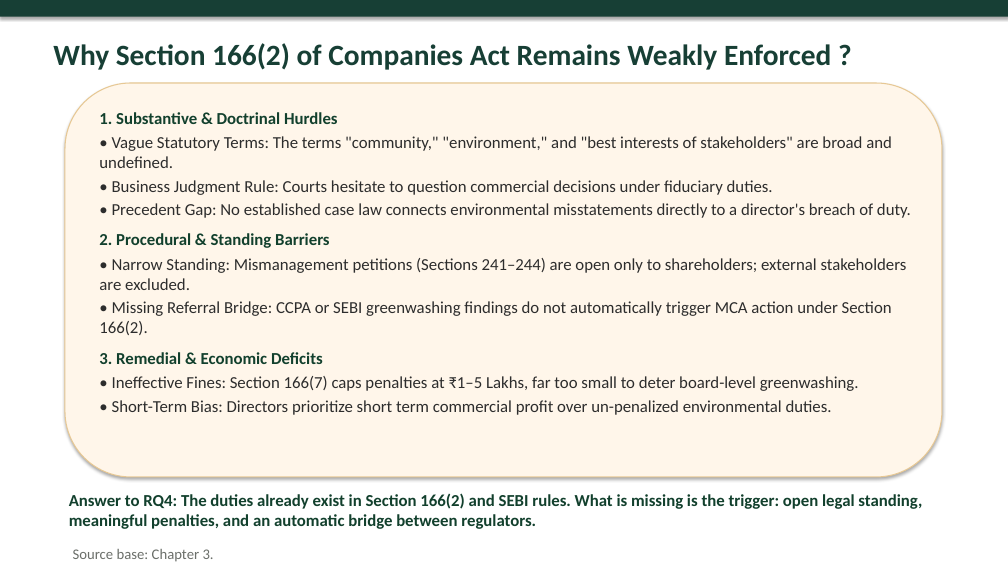
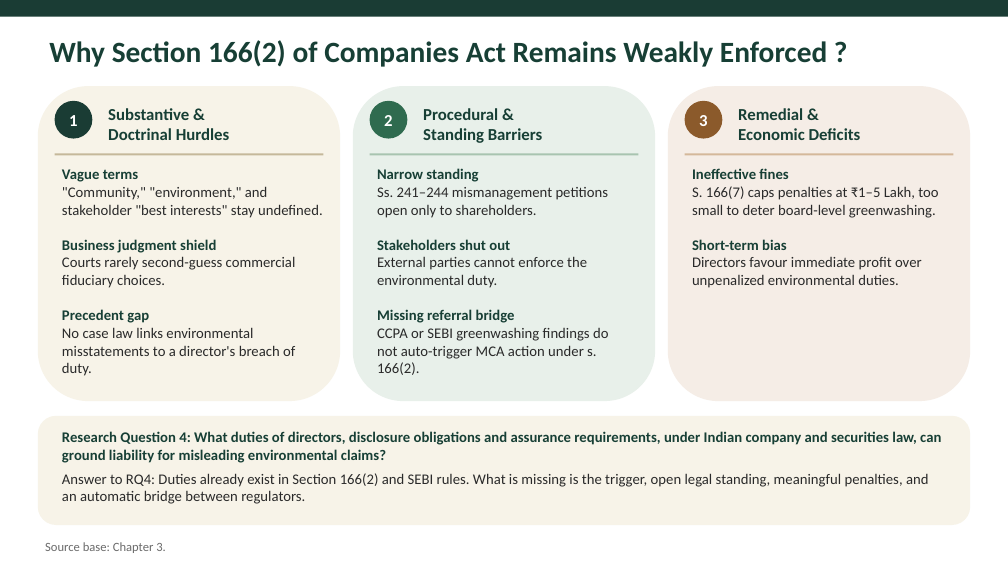
Before and after one commit to atul516/Final-VIva, a slide deck: slide 13 of Thesis Defence Presentation Final.pptx. Drawn at 1008x567 pixels with LibreOffice and Linux fonts; fonts in the diff are those of the drawing. Boxes give left, top, right and bottom in pixels: in the first picture for what was removed or moved away, otherwise in the second. Text is boxed around its words. In the diff, an @@ line names an element or a change of style, - is before the commit and + after.

```diff
--- a/Thesis Defence Presentation Final.pptx
+++ b/Thesis Defence Presentation Final.pptx
@@ rectangle at <box>0,0,1008,17</box>: fill #173F35 to #1A3C34; shadow off @@
@@ text "Why Section 166(2) of Companies ..." at <box>49,40,827,67</box>: vertical alignment top to middle @@
@@ rounded rectangle added at <box>38,86,340,402</box>, fill #F7F3E8 @@
@@ rounded rectangle removed at <box>65,83,942,477</box> @@
@@ rounded rectangle added at <box>353,86,656,402</box>, fill #E8F0EA @@
@@ rounded rectangle added at <box>668,86,970,402</box>, fill #F5EDE6 @@
@@ ellipse added at <box>54,101,92,138</box>, fill #1A3C34 @@
@@ text added at <box>69,115,77,126</box>, 16 pt, text #FFFFFF, bold @@
+1
@@ text removed at <box>99,112,911,415</box> @@
-1. Substantive & Doctrinal Hurdles
-• Vague Statutory Terms: The terms "community," "environment," and "best interests of stakeholders" are broad and undefined.
-• Business Judgment Rule: Courts hesitate to question commercial decisions under fiduciary duties.
-• Precedent Gap: No established case law connects environmental misstatements directly to a director's breach of duty.
-2. Procedural & Standing Barriers
-• Narrow Standing: Mismanagement petitions (Sections 241–244) are open only to shareholders; external stakeholders are excluded.
-• Missing Referral Bridge: CCPA or SEBI greenwashing findings do not automatically trigger MCA action under Section 166(2).
-3. Remedial & Economic Deficits
-• Ineffective Fines: Section 166(7) caps penalties at ₹1–5 Lakhs, far too small to deter board-level greenwashing.
-• Short-Term Bias: Directors prioritize short term commercial profit over un-penalized environmental duties.
@@ text added at <box>108,108,229,140</box>, 16 pt, text #173F35, bold @@
+Substantive &
+Doctrinal Hurdles
@@ ellipse added at <box>370,101,408,138</box>, fill #2F6B4F @@
@@ text added at <box>384,115,392,126</box>, 16 pt, text #FFFFFF, bold @@
+2
@@ text added at <box>423,108,543,143</box>, 16 pt, text #173F35, bold @@
+Procedural &
+Standing Barriers
@@ ellipse added at <box>685,101,723,138</box>, fill #8B5A2B @@
@@ text added at <box>699,115,707,126</box>, 16 pt, text #FFFFFF, bold @@
+3
@@ text added at <box>738,108,861,140</box>, 16 pt, text #173F35, bold @@
+Remedial &
+Economic Deficits
@@ rectangle added at <box>54,154,324,156</box>, fill #C5B89A @@
@@ text added at <box>62,169,323,356</box>, 14 pt, text #2A2A2A @@
+Vague terms
+"Community," "environment," and stakeholder "best interests" stay undefined.
+Business judgment shield
+Courts rarely second-guess commercial fiduciary choices.
+Precedent gap
+No case law links environmental misstatements to a director's breach of duty.
@@ rectangle added at <box>370,154,639,156</box>, fill #A8C4B0 @@
@@ text added at <box>377,168,609,359</box>, 14 pt, text #2A2A2A @@
+Narrow standing
+Ss. 241–244 mismanagement petitions open only to shareholders.
+Stakeholders shut out
+External parties cannot enforce the environmental duty.
+Missing referral bridge
+CCPA or SEBI greenwashing findings do not auto-trigger MCA action under s. 166(2).
@@ rectangle added at <box>685,154,954,156</box>, fill #D4B89A @@
@@ text added at <box>692,168,938,288</box>, 14 pt, text #2A2A2A @@
+Ineffective fines
+S. 166(7) caps penalties at ₹1–5 Lakh, too small to deter board-level greenwashing.
+Short-term bias
+Directors favour immediate profit over unpenalized environmental duties.
@@ rounded rectangle added at <box>38,416,970,525</box>, fill #F7F3E8 @@
@@ text "Research Question 4: What duties ..." at <box>62,431,941,504</box>: vertical alignment top to middle @@
@@ text at <box>62,431,941,504</box>: text changed; size 16 to 14 pt; text colour #12402D to #173F35 @@
-Answer to RQ4: The duties already exist in Section 166(2) and SEBI rules. What is missing is the trigger: open legal standing, meaningful penalties, and an automatic bridge between regulators.
+Research Question 4: What duties of directors, disclosure obligations and assurance requirements, under Indian company and securities law, can ground liability for misleading environmental claims?
+Answer to RQ4: Duties already exist in Section 166(2) and SEBI rules. What is missing is the trigger, open legal standing, meaningful penalties, and an automatic bridge between regulators.
@@ text "Source base: Chapter 3.": place and size @@
-text "Source base: Chapter 3." at <box>73,549,214,562</box>
+text "Source base: Chapter 3." at <box>45,542,166,553</box>
@@ text "Source base: Chapter 3." at <box>45,542,166,553</box>: size 14 to 12 pt, text colour #6B6F6A to #6B6B6B @@
```
Also in this commit, not shown: 4 other slides changed, 1 other file.
